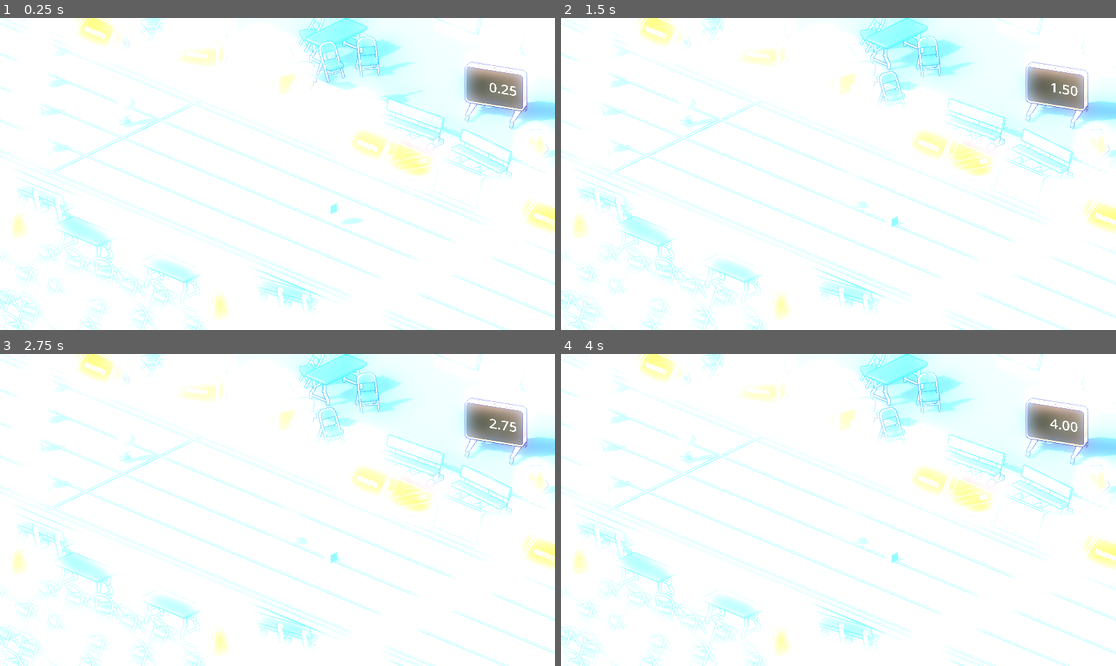
Above: before the commit, frames 1-4 (two rows, left to right).
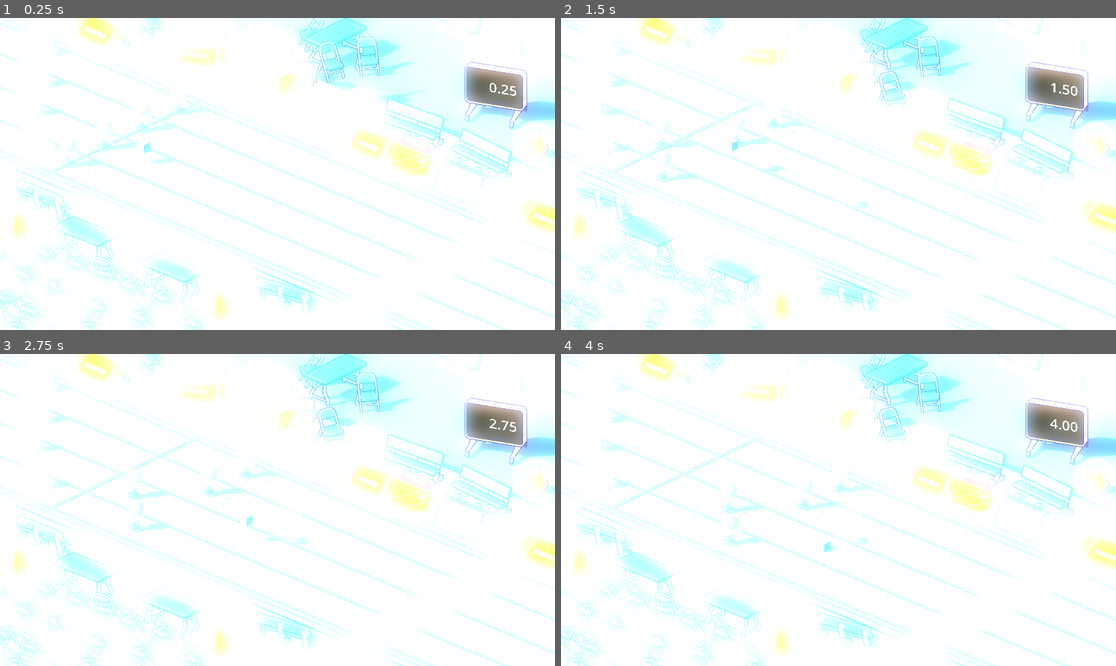
Above: after the commit, the same moments.

Repository: chevvy/sins_of_Father
Game: Godot game, scene res://main.tscn
The game is run twice, just before and just after one commit, with the same random seed, the same clock (stepped at 60 frames per second) and the same inputs.
Inputs:
- Up to frame 1 (0.25 s): no input
- Up to frame 2 (1.5 s): tap Space (interact_4) at 0.6, 1.35 s
- Up to frame 3 (2.75 s): tap Space (interact_4) at 2.1 s
- Up to frame 4 (4 s): tap Space (interact_4) at 2.85, 3.6 s

The runs differ from the first frame. In frame 1, 0.8% of the frame differs, in the area x 9-66%, y 22-67%; in frame 2, 0.8%; in frame 3, 0.8%, in the area x 21-62%, y 25-68%; in frame 4, 0.8%.

Commit message:
colision works i guess

Diff:
--- /dev/null
+++ b/Character/Character.gd
@@ -0,0 +1,16 @@
+class_name Character extends Node3D
+
+@export var path_follow: PathFollow3D
+
+func _ready():
+	if path_follow == null:
+		printerr("MISSING PATH FOLLOW ON CHAR")
+
+func _physics_process(delta):
+	const move_speed = 4
+	path_follow.progress += move_speed * delta
+
+
+func on_hit_by_object():
+	const hit_impact = 10
+	path_follow.progress -= hit_impact
--- a/Character/Character.tscn
+++ b/Character/Character.tscn
@@ -1,5 +1,11 @@
-[gd_scene load_steps=2 format=3 uid="uid://mrjk2br6l14"]
+[gd_scene load_steps=3 format=3 uid="uid://mrjk2br6l14"]
 
 [ext_resource type="PackedScene" uid="uid://bfiutb6kaw6jb" path="res://ImportedAssets/Character/Character_Rig.glb" id="1_gril0"]
+[ext_resource type="Script" path="res://Character/Character.gd" id="2_jpm1q"]
 
-[node name="Character_Rig" instance=ExtResource("1_gril0")]
+[node name="Character" instance=ExtResource("1_gril0")]
+script = ExtResource("2_jpm1q")
+
+[node name="Skeleton3D" parent="Armature" index="0"]
+bones/16/rotation = Quaternion(0.0247108, 0.00511074, -0.12812, 0.991438)
+bones/20/rotation = Quaternion(0.0247108, -0.00511078, 0.12812, 0.991438)
--- /dev/null
+++ b/CharacterWithPath.tscn
@@ -0,0 +1,40 @@
+[gd_scene load_steps=5 format=3 uid="uid://dtqs3a5ooweng"]
+
+[ext_resource type="PackedScene" uid="uid://mrjk2br6l14" path="res://Character/Character.tscn" id="1_qud60"]
+[ext_resource type="Script" path="res://PossessableDetector.gd" id="2_jxkw6"]
+
+[sub_resource type="Curve3D" id="Curve3D_2tudt"]
+_data = {
+"points": PackedVector3Array(0, 0, 0, 0, 0, 0, -24.2541, 0, -2.21703, 0, 0, 0, 0, 0, 0, 24.1693, -9.53674e-07, -2.32476, 0, 0, 0, 0, 0, 0, -24.2541, 0, -2.21703),
+"tilts": PackedFloat32Array(0, 0, 0)
+}
+point_count = 3
+
+[sub_resource type="CapsuleShape3D" id="CapsuleShape3D_vhcss"]
+radius = 1.953
+height = 4.39
+
+[node name="Char1Path" type="Path3D"]
+transform = Transform3D(1, 0, 0, 0, 1, 0, 0, 0, 1, 0, 0, -6.76595)
+curve = SubResource("Curve3D_2tudt")
+
+[node name="PathFollow3D" type="PathFollow3D" parent="."]
+transform = Transform3D(0.00222468, -2.05265e-08, -0.999963, 1.80785e-05, 1, 1.96945e-08, 0.999963, -1.80791e-05, 0.00222468, -22.9991, -2.47169e-08, -2.21982)
+progress = 1.2503
+loop = false
+
+[node name="Character_Rig" parent="PathFollow3D" node_paths=PackedStringArray("path_follow") instance=ExtResource("1_qud60")]
+transform = Transform3D(0.0154784, 0, 0.999904, 0, 1, 0, -0.999904, 0, 0.0154784, 0.616201, -0.546876, 2.50549)
+path_follow = NodePath("..")
+
+[node name="PossessableDetector" type="Area3D" parent="PathFollow3D/Character_Rig"]
+collision_layer = 4
+collision_mask = 2
+script = ExtResource("2_jxkw6")
+
+[node name="CollisionShape3D" type="CollisionShape3D" parent="PathFollow3D/Character_Rig/PossessableDetector"]
+transform = Transform3D(1, 9.87633e-14, -1.39253e-09, -1.47464e-13, 1, -1.94378e-12, 2.52624e-09, 6.85822e-12, 1, -0.00322533, 1.67409, -0.243272)
+shape = SubResource("CapsuleShape3D_vhcss")
+
+[connection signal="body_entered" from="PathFollow3D/Character_Rig/PossessableDetector" to="PathFollow3D/Character_Rig/PossessableDetector" method="_on_body_entered"]
+[connection signal="on_possessable_impact" from="PathFollow3D/Character_Rig/PossessableDetector" to="PathFollow3D/Character_Rig" method="on_hit_by_object"]
--- a/Items/possessable.gd
+++ b/Items/possessable.gd
@@ -1,7 +1,10 @@
-class_name Possessable extends Node3D
+class_name Possessable extends RigidBody3D
 
 @export var POSSESSABLE_SCENE: PackedScene
 @export var POSSESSABLE_MESH: MeshInstance3D
+
+var should_apply_force := false
+var force: Vector3
 
 func _ready():
 	if POSSESSABLE_SCENE == null:
@@ -14,3 +17,12 @@
 
 func get_possessable_scene() -> PossessableData:
 	return PossessableData.new(POSSESSABLE_MESH, POSSESSABLE_SCENE)
+
+func _physics_process(delta):
+	if should_apply_force and force != null:
+		apply_central_impulse(force)
+		should_apply_force = false
+
+func apply_force_to_possessable(vec3: Vector3):
+	force = vec3
+	should_apply_force = true
--- /dev/null
+++ b/PossessableDetector.gd
@@ -0,0 +1,14 @@
+class_name PossessableDetector extends Area3D
+
+
+signal on_possessable_impact
+@export var push_force_on_possessable = 100
+
+func _on_body_entered(body):
+
+	if body is Possessable:
+		print("possessable impact, emiting")
+		on_possessable_impact.emit()
+
+		# send impact to object
+		body.apply_force_to_possessable(Vector3(1, 1, 0) * push_force_on_possessable)
--- a/main.tscn
+++ b/main.tscn
@@ -5,7 +5,6 @@
 [ext_resource type="PackedScene" uid="uid://dstr5dso05ljk" path="res://Player/Input/PlayerInputSystems.tscn" id="3_vkeb7"]
 [ext_resource type="PackedScene" uid="uid://b2bxoaditrw1i" path="res://Environment/WorldEnvironment.tscn" id="4_2bakf"]
 [ext_resource type="PackedScene" uid="uid://r8wjvsskxegb" path="res://Environment/Assets/Clock.tscn" id="5_8oghq"]
-[ext_resource type="PackedScene" uid="uid://mrjk2br6l14" path="res://Character/Character.tscn" id="5_gfmam"]
 [ext_resource type="PackedScene" uid="uid://b4igp5ancnhj" path="res://Environment/Assets/Bench.tscn" id="7_hphln"]
 [ext_resource type="PackedScene" uid="uid://cqskj4g2vs5tp" path="res://Environment/Assets/Cone.tscn" id="8_xbdb7"]
 [ext_resource type="PackedScene" uid="uid://b5eialyw6a5im" path="res://Environment/Assets/Counter.tscn" id="9_j544m"]
@@ -15,6 +14,7 @@
 [ext_resource type="PackedScene" uid="uid://fam86exg3dd6" path="res://Environment/Assets/Table.tscn" id="13_8nx56"]
 [ext_resource type="PackedScene" uid="uid://bwcige5i3nkxw" path="res://Environment/Assets/Panel_02.tscn" id="13_8v324"]
 [ext_resource type="PackedScene" uid="uid://cidynks8xeyjy" path="res://Items/possessable.tscn" id="15_sanh1"]
+[ext_resource type="PackedScene" uid="uid://dtqs3a5ooweng" path="res://CharacterWithPath.tscn" id="15_xav1k"]
 
 [node name="Main" type="Node"]
 
@@ -30,9 +30,6 @@
 
 [node name="Clock" parent="." instance=ExtResource("5_8oghq")]
 transform = Transform3D(0.918259, 0, 0.395979, 0, 1, 0, -0.395979, 0, 0.918259, 1.39833, 0.118567, -31.6088)
-
-[node name="Character_Rig" parent="." instance=ExtResource("5_gfmam")]
-transform = Transform3D(1, 0, 0, 0, 1, 0, 0, 0, 1, -26.7497, 0, -2.40968)
 
 [node name="Assets" type="Node3D" parent="."]
 
@@ -207,4 +204,18 @@
 [node name="PossessablesTest" type="Node" parent="."]
 
 [node name="Possessable" parent="PossessablesTest" instance=ExtResource("15_sanh1")]
-transform = Transform3D(1, 0, 0, 0, 1, 0, 0, 0, 1, 6.19117, 2.48577, 0)
+transform = Transform3D(1, 0, 0, 0, 1, 0, 0, 0, 1, -18.8298, 2.48577, 3.0795)
+
+[node name="CharacterPaths" type="Node3D" parent="."]
+transform = Transform3D(1, 0, 0, 0, 1, 0, 0, 0, 1, 0, 0.546876, 0)
+
+[node name="Char1Path" parent="CharacterPaths" instance=ExtResource("15_xav1k")]
+
+[node name="Char1Path2" parent="CharacterPaths" instance=ExtResource("15_xav1k")]
+transform = Transform3D(1, 0, 0, 0, 1, 0, 0, 0, 1, 0, 0, -0.895657)
+
+[node name="Char1Path3" parent="CharacterPaths" instance=ExtResource("15_xav1k")]
+transform = Transform3D(1, 0, 0, 0, 1, 0, 0, 0, 1, 0, 0, 5.16711)
+
+[node name="Char1Path4" parent="CharacterPaths" instance=ExtResource("15_xav1k")]
+transform = Transform3D(1, 0, 0, 0, 1, 0, 0, 0, 1, 0, 0, 10.893)
